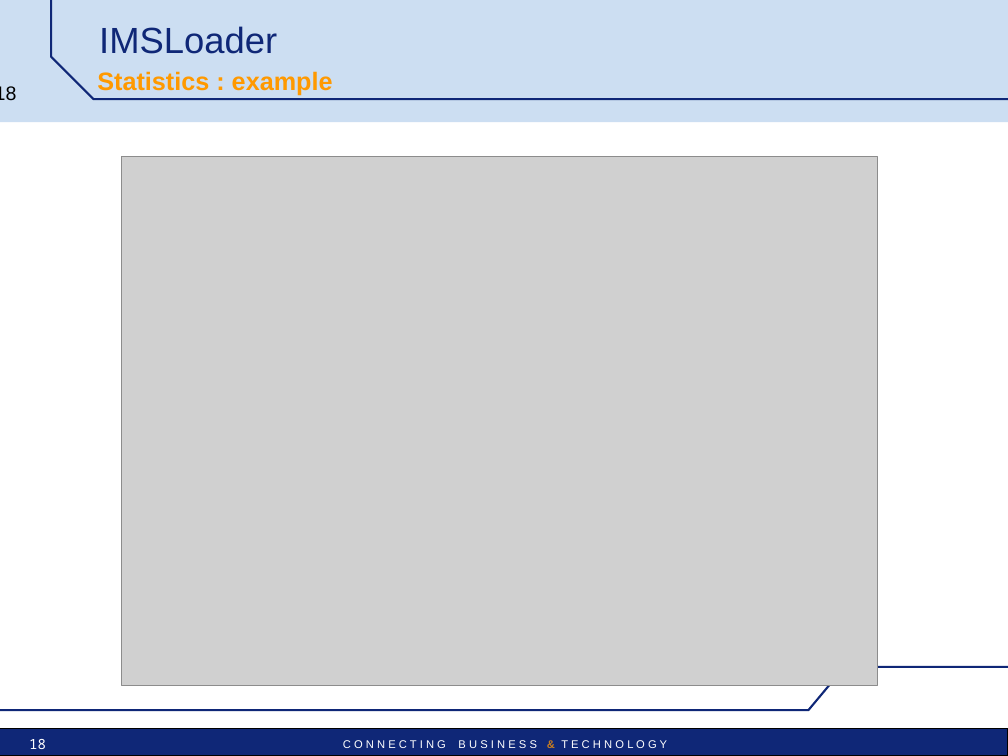
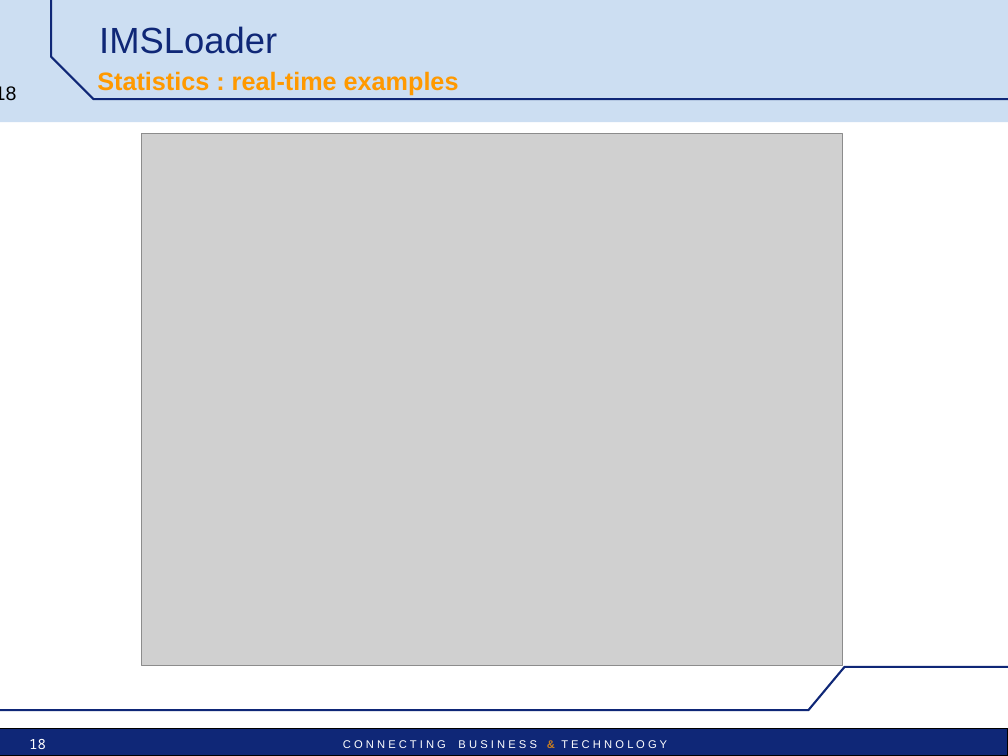
Before and after one commit to satishghiwari/mts-project, a slide deck: slide 18 of mts/src/main/doc/IMSLoader-Pres-technical.ppt. Drawn at 1008x756 pixels with LibreOffice and Linux fonts; fonts in the diff are those of the drawing; grey boxes stand for pictures; background and template pictures are left out. Boxes give left, top, right and bottom in pixels: in the first picture for what was removed or moved away, otherwise in the second. Text is boxed around its words. In the diff, an @@ line names an element or a change of style, - is before the commit and + after.

```diff
--- a/mts/src/main/doc/IMSLoader-Pres-technical.ppt
+++ b/mts/src/main/doc/IMSLoader-Pres-technical.ppt
@@ text at (97, 71, 459, 96): text changed @@
-Statistics : example
+Statistics : real-time examples
@@ picture: place and size @@
-picture at (121, 156, 877, 685)
+picture at (142, 134, 843, 665)
```
Also in this commit, not shown: 3 other slides changed, 1 slide added.
